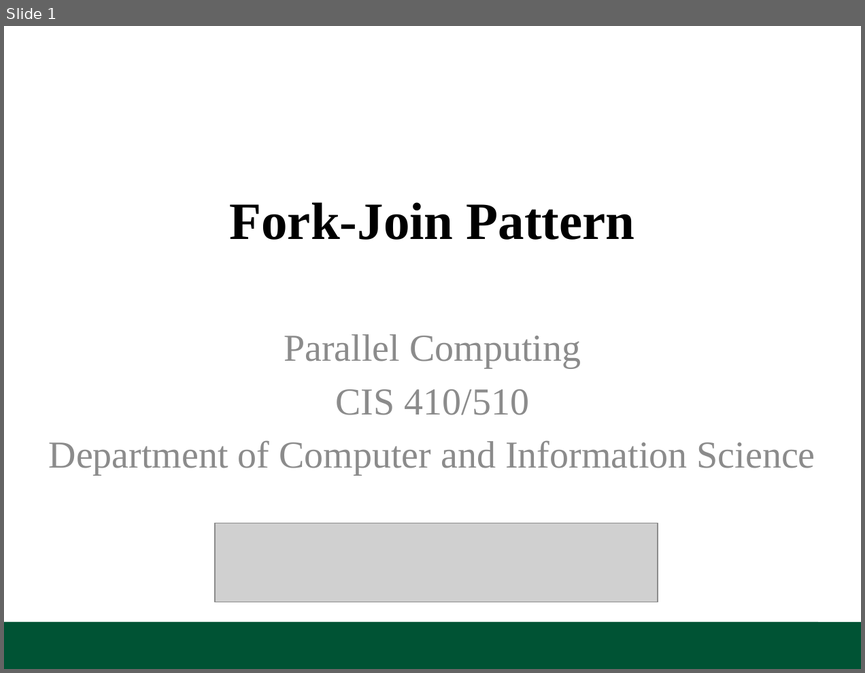
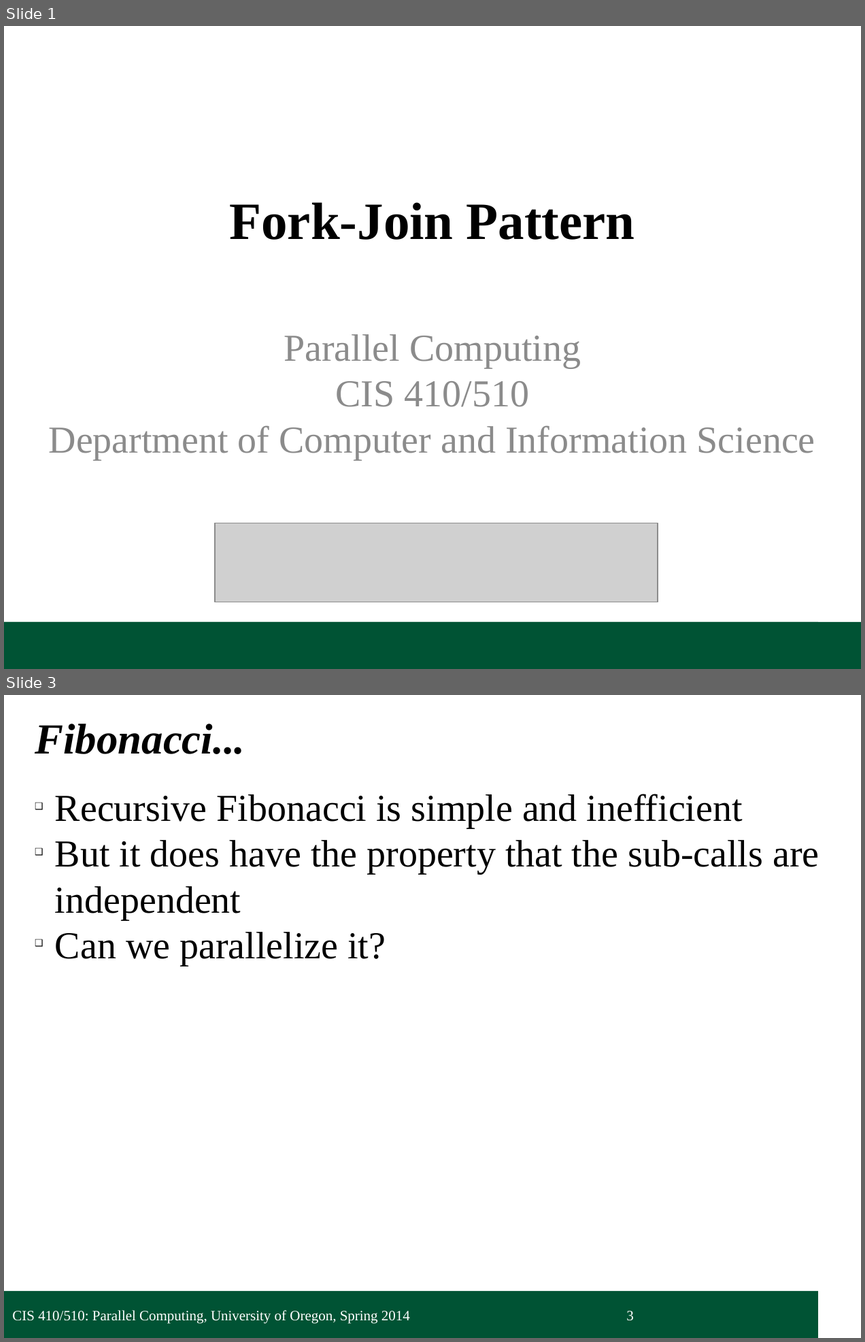
Before and after one commit to UOregonParallel/CourseMaterials, a slide deck: lecture_content/classSlides/5_forkjoinPattern/forkjoinPattern.pptx. Shown one above the other, each under a label of ours: slide 1 before the commit, slides 1 and 3 after it; the slides between them are not shown. The pictures are 865x673 and 865x1342 pixels, drawn with LibreOffice and Linux fonts; fonts in the diff are those of the drawing; grey boxes stand for pictures; background and template pictures are left out. Boxes give left, top, right and bottom in pixels: in the first picture for what was removed or moved away, otherwise in the second. Text is boxed around its words. In the diff, an @@ line names an element or a change of style, - is before the commit and + after.

```diff
--- a/lecture_content/classSlides/5_forkjoinPattern/forkjoinPattern.pptx
+++ b/lecture_content/classSlides/5_forkjoinPattern/forkjoinPattern.pptx
@@ slide 3 added at [4,695,861,1338], background #FFFFFF; not listed: 1 template element that a slide beside it also shows @@
@@ text added at [35,724,245,754], 36 pt, text #000000, bold, italic @@
+Fibonacci...
@@ text added at [55,794,819,965], 32 pt, text #000000 @@
+❑ Recursive Fibonacci is simple and inefficient
+❑ But it does have the property that the sub-calls are independent
+❑ Can we parallelize it?
@@ text added at [12,1310,410,1323], 12 pt, text #FFFFFF @@
+CIS 410/510: Parallel Computing, University of Oregon, Spring 2014
@@ page number added at [626,1310,633,1321], 12 pt, text #FFFFFF @@
+3
@@ slide 1 changed as well @@
@@ text "Parallel Computing" at [49,334,815,459]: text colour #8C8C8C to #8B8B8B; less space between paragraphs @@
```
Also in this commit, not shown: 3 other slides changed, 9 other slides added, 1 other file.
